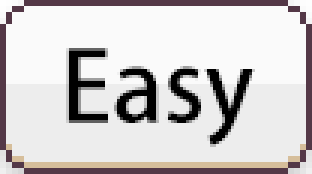
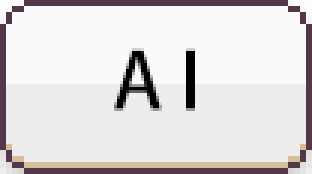
Two versions of the same layered image (312px x 174px). Layer-by-layer changes:
renamed "Easy" to "A I", painted on it over [66, 48, 255, 147]
